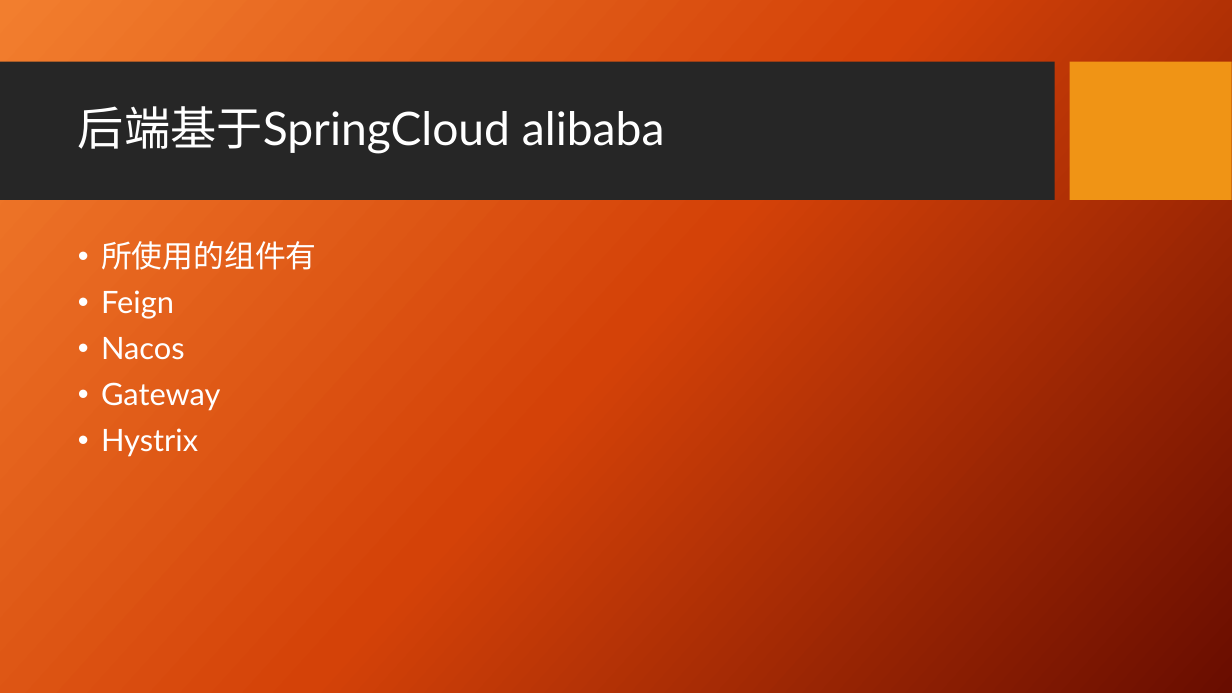
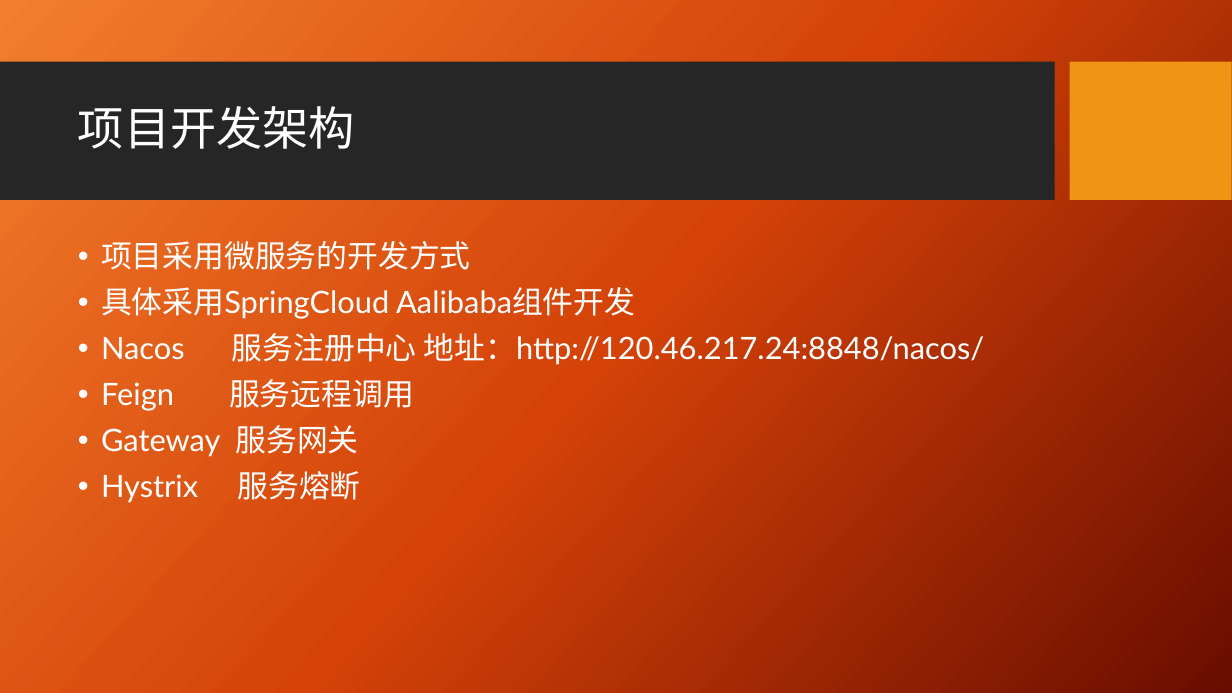
Before and after one commit to xiaowenhaohub/cjxy-cloud, a slide deck: slide 3 of docs/毕业答辩.pptx. Drawn at 1232x693 pixels with LibreOffice and Linux fonts; fonts in the diff are those of the drawing; background and template pictures are left out. Boxes give left, top, right and bottom in pixels: in the first picture for what was removed or moved away, otherwise in the second. Text is boxed around its words. In the diff, an @@ line names an element or a change of style, - is before the commit and + after.

```diff
--- a/docs/毕业答辩.pptx
+++ b/docs/毕业答辩.pptx
@@ title at <box>78,106,355,149</box>: text changed @@
-后端基于SpringCloud alibaba
+项目开发架构
@@ text at <box>101,241,985,503</box>: text changed @@
-• 所使用的组件有
-• Feign
-• Nacos
-• Gateway
-• Hystrix
+• 项目采用微服务的开发方式
+• 具体采用SpringCloud Aalibaba组件开发
+• Nacos 服务注册中心 地址：http://120.46.217.24:8848/nacos/
+• Feign 服务远程调用
+• Gateway 服务网关
+• Hystrix 服务熔断
```
Also in this commit, not shown: 4 other slides changed, 1 slide added, 10 other files.
